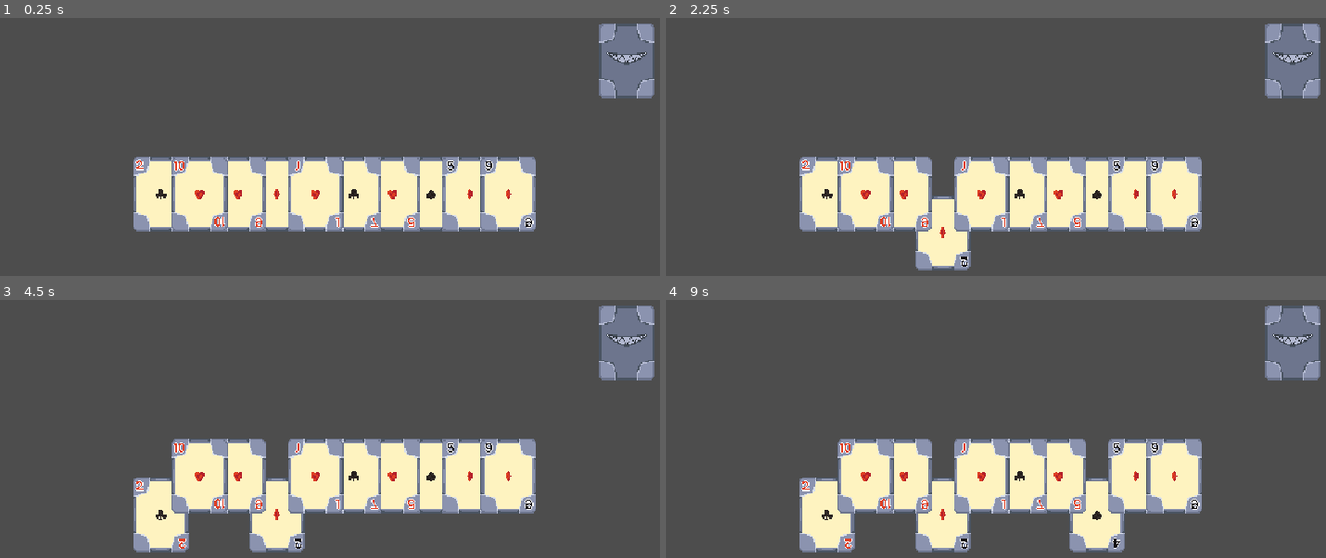
Above: before the commit, frames 1-4 (two rows, left to right).
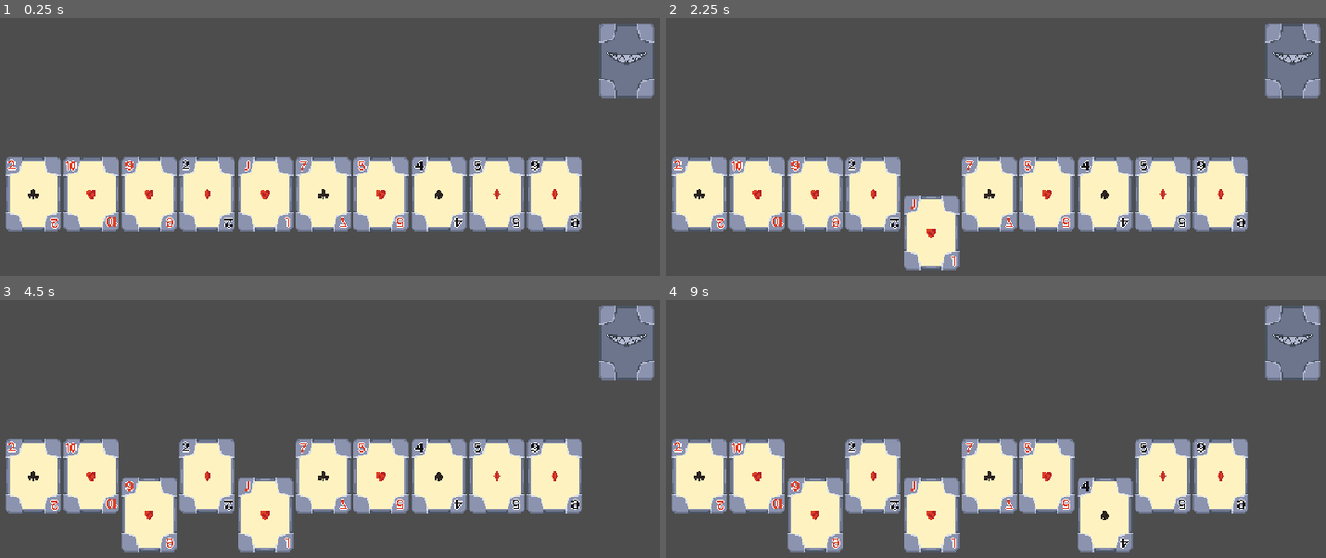
Above: after the commit, the same moments.

Repository: RajwolChapagain/IEEE-Game-Jam
Game: Godot game, scene res://scenes/game.tscn
The game is run twice, just before and just after one commit, with the same random seed, the same clock (stepped at 60 frames per second) and the same inputs.
Inputs (mouse positions are in pixels of both pictures, inside the frame that each line leads up to):
- Up to frame 1 (0.25 s): no input
- Up to frame 2 (2.25 s): tap Enter at 0.5, 2 s; move the mouse to (1293, 59) at 0.52 s; press the mouse at (1293, 59) at 0.53 s; tap Space at 1.25 s; release the mouse at (1293, 59) at 1.28 s; click (1293, 59) at 1.35 s; move the mouse to (943, 193) at 2.02 s; press the mouse at (943, 193) at 2.03 s
- Up to frame 3 (4.5 s): tap Space at 2.75, 4.25 s; move the mouse to (627, 341) at 2.77 s; release the mouse at (627, 341) at 2.78 s; click (627, 341) at 2.85 s; tap Enter at 3.5 s; press the mouse at (627, 341) at 3.53 s; move the mouse to (158, 475) at 4.27 s; release the mouse at (158, 475) at 4.28 s; click (158, 475) at 4.35 s
- Up to frame 4 (9 s): move the mouse to (1293, 341) at 5.02 s; press the mouse at (1293, 341) at 5.03 s; release the mouse at (1293, 341) at 5.78 s; click (1293, 341) at 5.85 s; press the mouse at (1293, 341) at 6.53 s; release the mouse at (1293, 341) at 7.28 s; click (1293, 341) at 7.35 s; press the mouse at (1293, 341) at 8.03 s; move the mouse to (1095, 475) at 8.77 s; release the mouse at (1095, 475) at 8.78 s; click (1095, 475) at 8.85 s

The runs differ from the first frame. In frame 1, 15% of the frame differs, in the area x 0-89%, y 53-83%; in frame 2, 16%; in frame 3, 17%; in frame 4, 18%, in the area x 0-89%, y 53-98%.

Commit message:
updated spacing on cards

Diff:
--- a/scenes/game.tscn
+++ b/scenes/game.tscn
@@ -13,31 +13,31 @@
 [node name="CardPositions" type="Node2D" parent="."]
 
 [node name="CardPosition1" type="Marker2D" parent="CardPositions"]
-position = Vector2(240, 270)
+position = Vector2(75, 270)
 
 [node name="CardPosition2" type="Marker2D" parent="CardPositions"]
-position = Vector2(290, 270)
+position = Vector2(150, 270)
 
 [node name="CardPosition3" type="Marker2D" parent="CardPositions"]
-position = Vector2(340, 270)
+position = Vector2(225, 270)
 
 [node name="CardPosition4" type="Marker2D" parent="CardPositions"]
-position = Vector2(390, 270)
+position = Vector2(300, 270)
 
 [node name="CardPosition5" type="Marker2D" parent="CardPositions"]
-position = Vector2(440, 270)
+position = Vector2(375, 270)
 
 [node name="CardPosition6" type="Marker2D" parent="CardPositions"]
-position = Vector2(490, 270)
+position = Vector2(450, 270)
 
 [node name="CardPosition7" type="Marker2D" parent="CardPositions"]
-position = Vector2(540, 270)
+position = Vector2(525, 270)
 
 [node name="CardPosition8" type="Marker2D" parent="CardPositions"]
-position = Vector2(590, 270)
+position = Vector2(600, 270)
 
 [node name="CardPosition9" type="Marker2D" parent="CardPositions"]
-position = Vector2(640, 270)
+position = Vector2(675, 270)
 
 [node name="CardPosition10" type="Marker2D" parent="CardPositions"]
-position = Vector2(690, 270)
+position = Vector2(750, 270)
